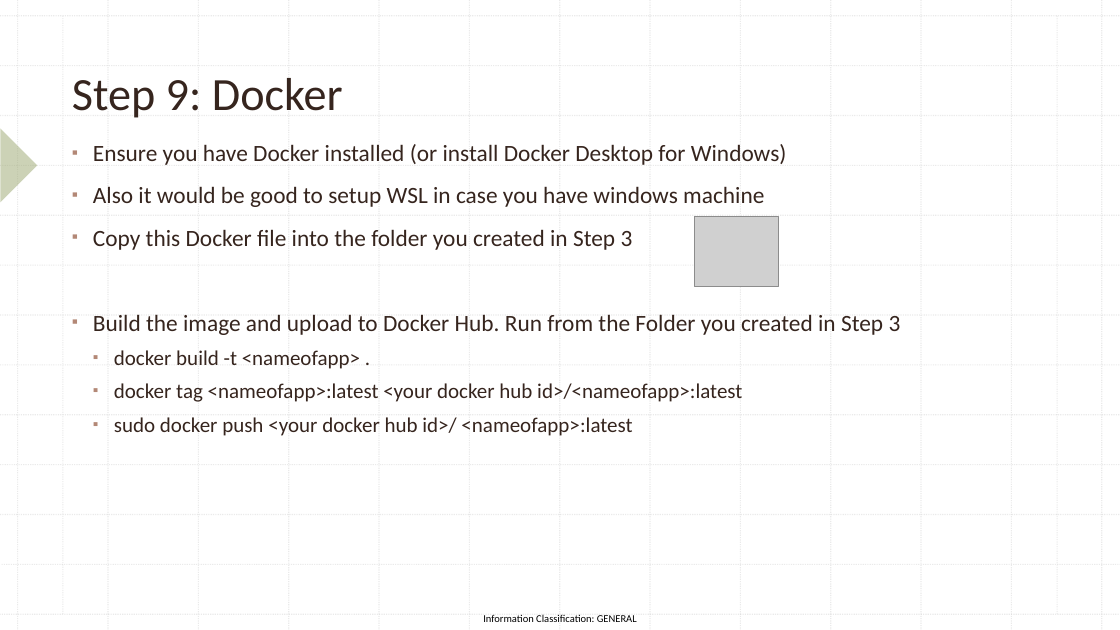
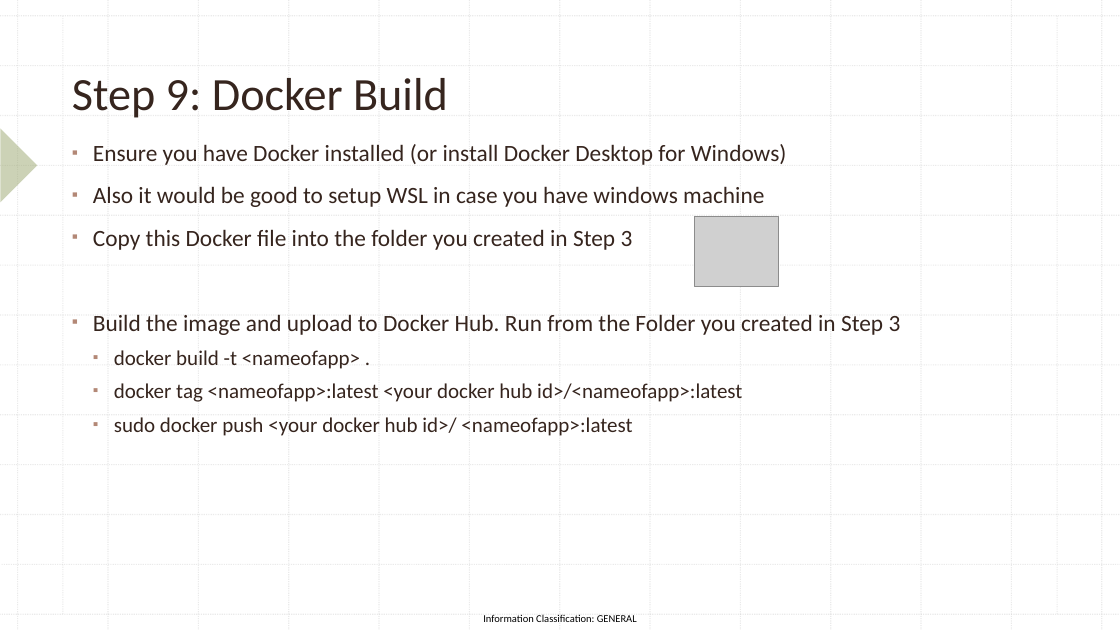
Before and after one commit to mahendrachandrasekhar/SocietyApp, a slide deck: slide 13 of Setting up the Society App.pptx. Drawn at 1120x630 pixels with LibreOffice and Linux fonts; fonts in the diff are those of the drawing; grey boxes stand for pictures. Boxes give left, top, right and bottom in pixels: in the first picture for what was removed or moved away, otherwise in the second. Text is boxed around its words. In the diff, an @@ line names an element or a change of style, - is before the commit and + after.

```diff
--- a/Setting up the Society App.pptx
+++ b/Setting up the Society App.pptx
@@ title at [72,78,448,118]: text changed @@
-Step 9: Docker
+Step 9: Docker Build
```
Also in this commit, not shown: 1 other slide changed, 1 other file.
